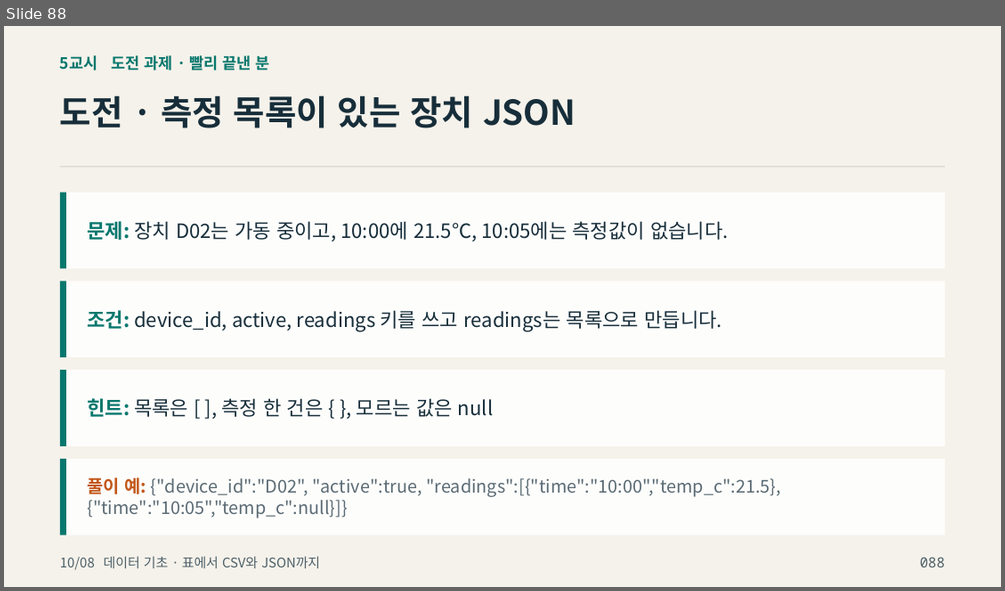
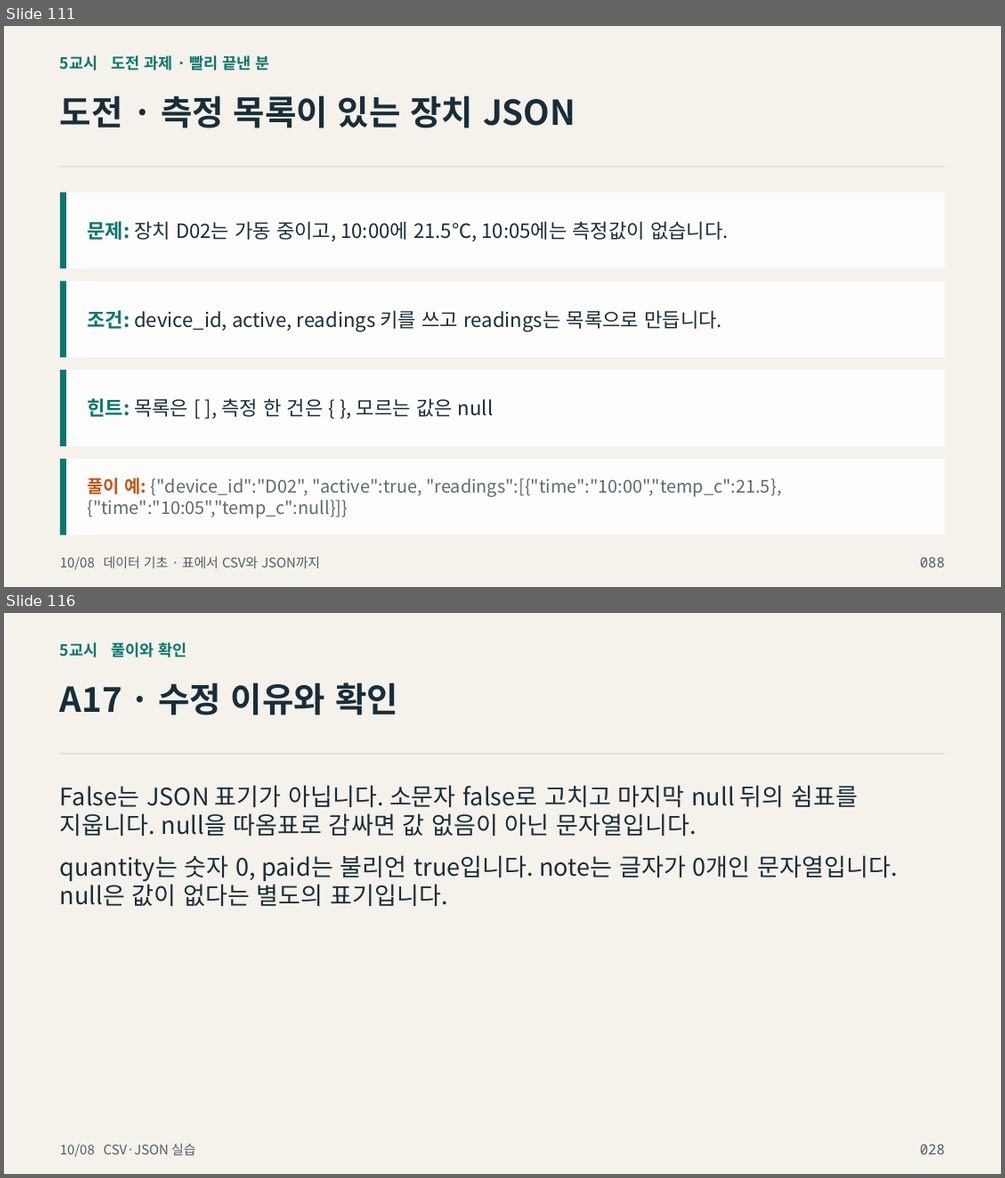
Before and after one commit to zeusk302-png/kdigital-physical-ai, a slide deck: downloads/2026-10-08/readable-slides.pptx. Shown one above the other, each under a label of ours: slide 88 before the commit, slides 111 and 116 after it; the slides between them are not shown. The pictures are 1005x591 and 1005x1178 pixels, drawn with LibreOffice and Linux fonts; fonts in the diff are those of the drawing; background and template pictures are left out. Boxes give left, top, right and bottom in pixels: in the first picture for what was removed or moved away, otherwise in the second. Text is boxed around its words. In the diff, an @@ line names an element or a change of style, - is before the commit and + after.

Commit message:
Expand beginner CSV and JSON practice with repair and original writing

```diff
--- a/downloads/2026-10-08/readable-slides.pptx
+++ b/downloads/2026-10-08/readable-slides.pptx
@@ slide 116 added at (x1=4, y1=613, x2=1001, y2=1174), background picture (left out) @@
@@ text added at (x1=60, y1=642, x2=186, y2=657), 15 pt, text #08776D, bold @@
+5교시 풀이와 확인
@@ text added at (x1=60, y1=682, x2=398, y2=715), 33 pt, text #172E3A, bold @@
+A17 · 수정 이유와 확인
@@ rectangle added at (x1=60, y1=754, x2=945, y2=755), fill #CDCFC7 @@
@@ text added at (x1=60, y1=785, x2=858, y2=835), 23.2 pt, text #172E3A @@
+False는 JSON 표기가 아닙니다. 소문자 false로 고치고 마지막 null 뒤의 쉼표를 지웁니다. null을 따옴표로 감싸면 값 없음이 아닌 문자열입니다.
@@ text added at (x1=60, y1=855, x2=898, y2=906), 23.2 pt, text #172E3A @@
+quantity는 숫자 0, paid는 불리언 true입니다. note는 글자가 0개인 문자열입니다. null은 값이 없다는 별도의 표기입니다.
@@ text added at (x1=60, y1=1143, x2=195, y2=1157), 12.8 pt, text #4D6068 @@
+10/08 CSV·JSON 실습
@@ text added at (x1=920, y1=1143, x2=945, y2=1154), 13.5 pt, text #4D6068 @@
+028
@@ what was slide 88 is now slide 111 @@
```
Also in this commit, not shown: 49 other slides added, 56 other files.
